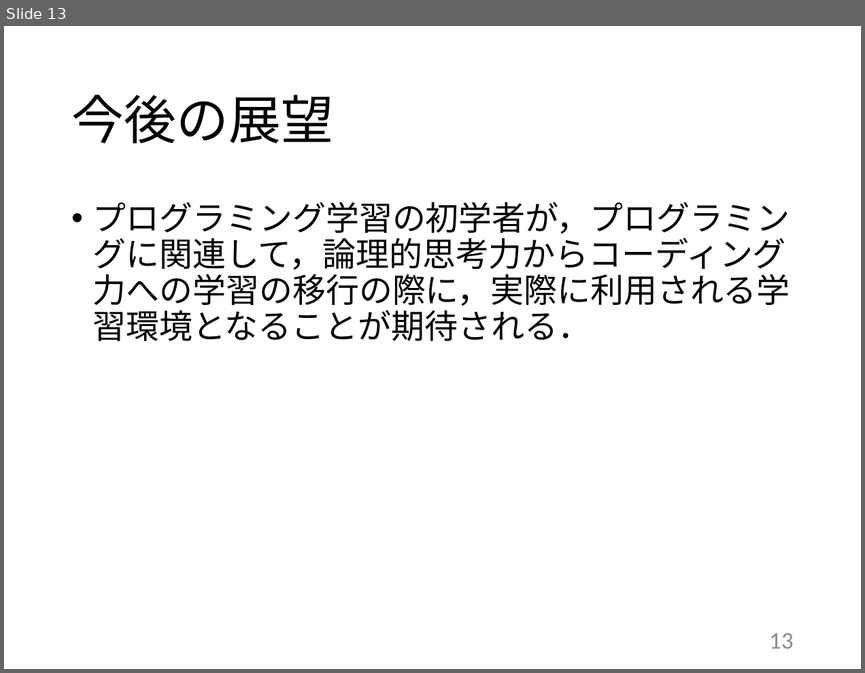
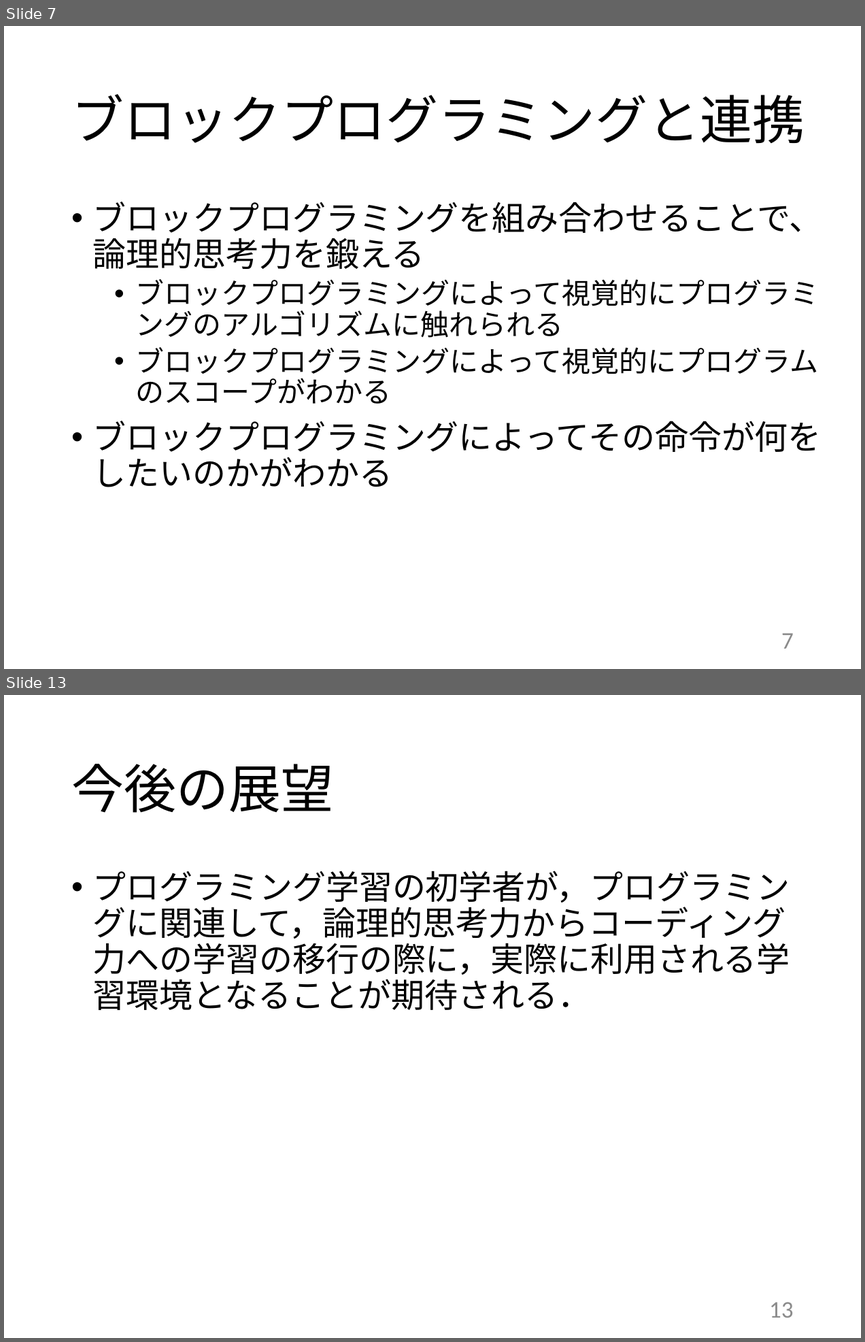
Before and after one commit to kait-takanolab/1821121-shimaoka-thesis, a slide deck: 1821121_shimaoka_thesis.pptx. Shown one above the other, each under a label of ours: slide 13 before the commit, slides 7 and 13 after it; the slides between them are not shown. The pictures are 865x673 and 865x1342 pixels, drawn with LibreOffice and Linux fonts; fonts in the diff are those of the drawing. Boxes give left, top, right and bottom in pixels: in the first picture for what was removed or moved away, otherwise in the second. Text is boxed around its words. In the diff, an @@ line names an element or a change of style, - is before the commit and + after.

```diff
--- a/1821121_shimaoka_thesis.pptx
+++ b/1821121_shimaoka_thesis.pptx
@@ slide 7 added at (4, 26, 861, 669), background #FFFFFF @@
@@ title added at (71, 94, 804, 144), 44 pt, text #000000 @@
+ブロックプログラミングと連携
@@ text added at (93, 201, 823, 487), 24 pt, text #000000 @@
+• ブロックプログラミングを組み合わせることで、論理的思考力を鍛える
+  • ブロックプログラミングによって視覚的にプログラミングのアルゴリズムに触れられる
+  • ブロックプログラミングによって視覚的にプログラムのスコープがわかる
+• ブロックプログラミングによってその命令が何をしたいのかがわかる
@@ page number added at (781, 633, 793, 648), 20 pt, text #8C8C8C @@
+7
```
Also in this commit, not shown: 11 slides changed, 1 other slide added, 3 slides removed.
